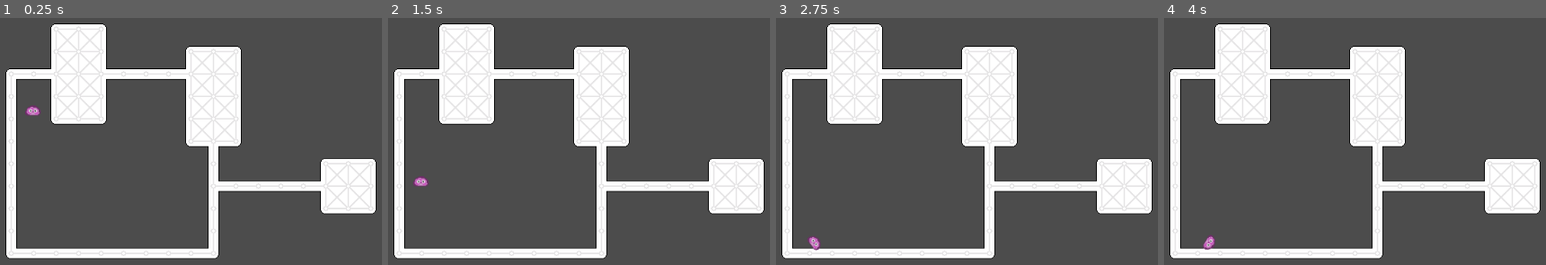
Above: before the commit, frames 1-4 (left to right).
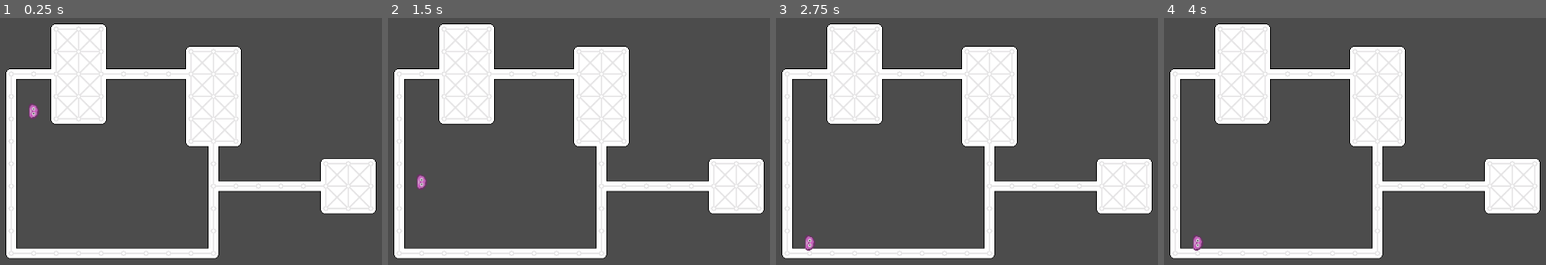
Above: after the commit, the same moments.

Repository: vinpogo/gd_Blob
Game: Godot game, scene res://World.tscn
The game is run twice, just before and just after one commit, with the same random seed, the same clock (stepped at 60 frames per second) and the same inputs.
Inputs:
- Up to frame 1 (0.25 s): no input
- Up to frame 2 (1.5 s): no input
- Up to frame 3 (2.75 s): no input
- Up to frame 4 (4 s): tap Enter at 2.75 s

The runs differ from the first frame. In frame 1, 0.1% of the frame differs, in the area x 6-11%, y 34-41%; in frame 2, 0.1%; in frame 3, 0.2%; in frame 4, 0.3%, in the area x 7-14%, y 88-95%.

Commit message:
Update Player.tscn

Diff:
--- a/objects/player/Player.tscn
+++ b/objects/player/Player.tscn
@@ -8,6 +8,7 @@
 
 [node name="RigidBody2D" type="RigidBody2D"]
 position = Vector2( -0.000595093, -0.487793 )
+rotation = 1.55666
 script = ExtResource( 1 )
 __meta__ = {
 "_edit_group_": true
